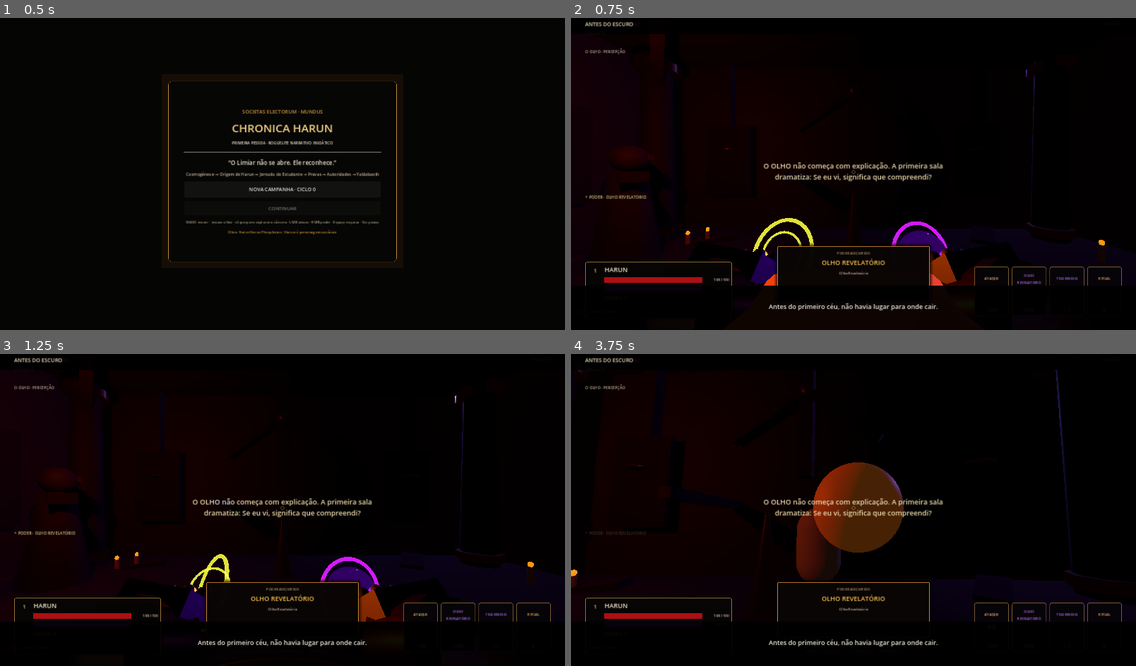
Above: before the commit, frames 1-4 (two rows, left to right).
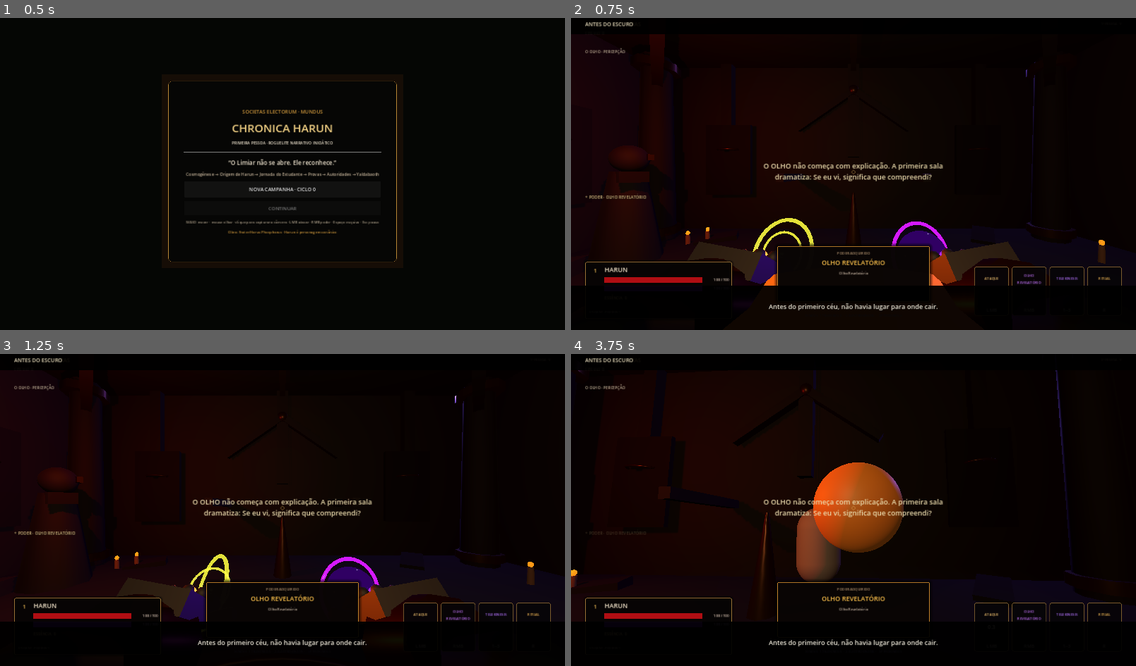
Above: after the commit, the same moments.

Repository: neuralSynapse/societaselectorum
Game: Godot game, scene res://scenes/boot/Main.tscn
Same seed, same stepped clock (60 frames per second), same inputs: the game is played once before the commit and once after it.
Inputs (mouse positions are in pixels of both pictures, inside the frame that each line leads up to):
- Up to frame 1 (0.5 s): no input
- Up to frame 2 (0.75 s): click "NOVA CAMPANHA · CICLO 0" at 0.5 s
- Up to frame 3 (1.25 s): no input
- Up to frame 4 (3.75 s): tap Enter (ui_accept) at 1.25 s; move the mouse to (881, 506) at 1.27 s; hold V (camera_toggle) 1.28-2.03 s; hold W (move_forward) from 1.28 s (still down); click (881, 506) at 1.42 s; tap Space (jump) at 1.52, 2.27 s; move the mouse to (825, 510) at 2.02 s; tap C (consume) at 2.1 s; move the mouse to (864, 500) at 2.77 s; hold Q (dodge) 2.78-3.53 s; move the mouse to (847, 513) at 3.52 s; tap R (instrument) at 3.6 s; click (847, 513) at 3.67 s

Frame 1 is identical in both runs. In frame 2, 1.6% of the frame differs, in the area x 20-95%, y 22-86%; in frame 3, 1.6%; in frame 4, 4.6%, in the area x 0-73%, y 11-79%.

Commit message:
fix: add web-safe room visibility fill

Diff:
--- a/game/chronica-harun/scenes/rooms/RoomShell.tscn
+++ b/game/chronica-harun/scenes/rooms/RoomShell.tscn
@@ -164,6 +164,14 @@
 omni_attenuation = 1.7
 shadow_enabled = false
 
+[node name="VisibilityFillLight" type="OmniLight3D" parent="."]
+position = Vector3(0, 2.15, 0.7)
+light_color = Color(0.92, 0.72, 0.50, 1)
+light_energy = 2.2
+omni_range = 9.0
+omni_attenuation = 1.45
+shadow_enabled = false
+
 [node name="EncounterTrigger" type="Area3D" parent="."]
 position = Vector3(0, 1.6, 0)
 collision_mask = 1
